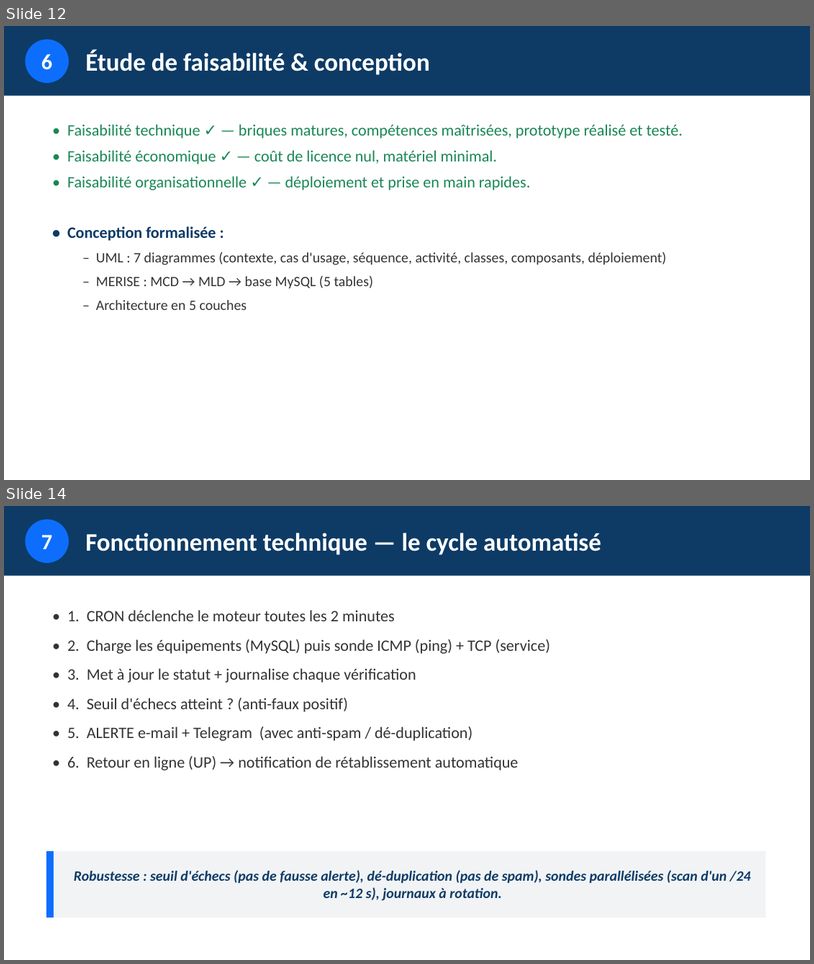
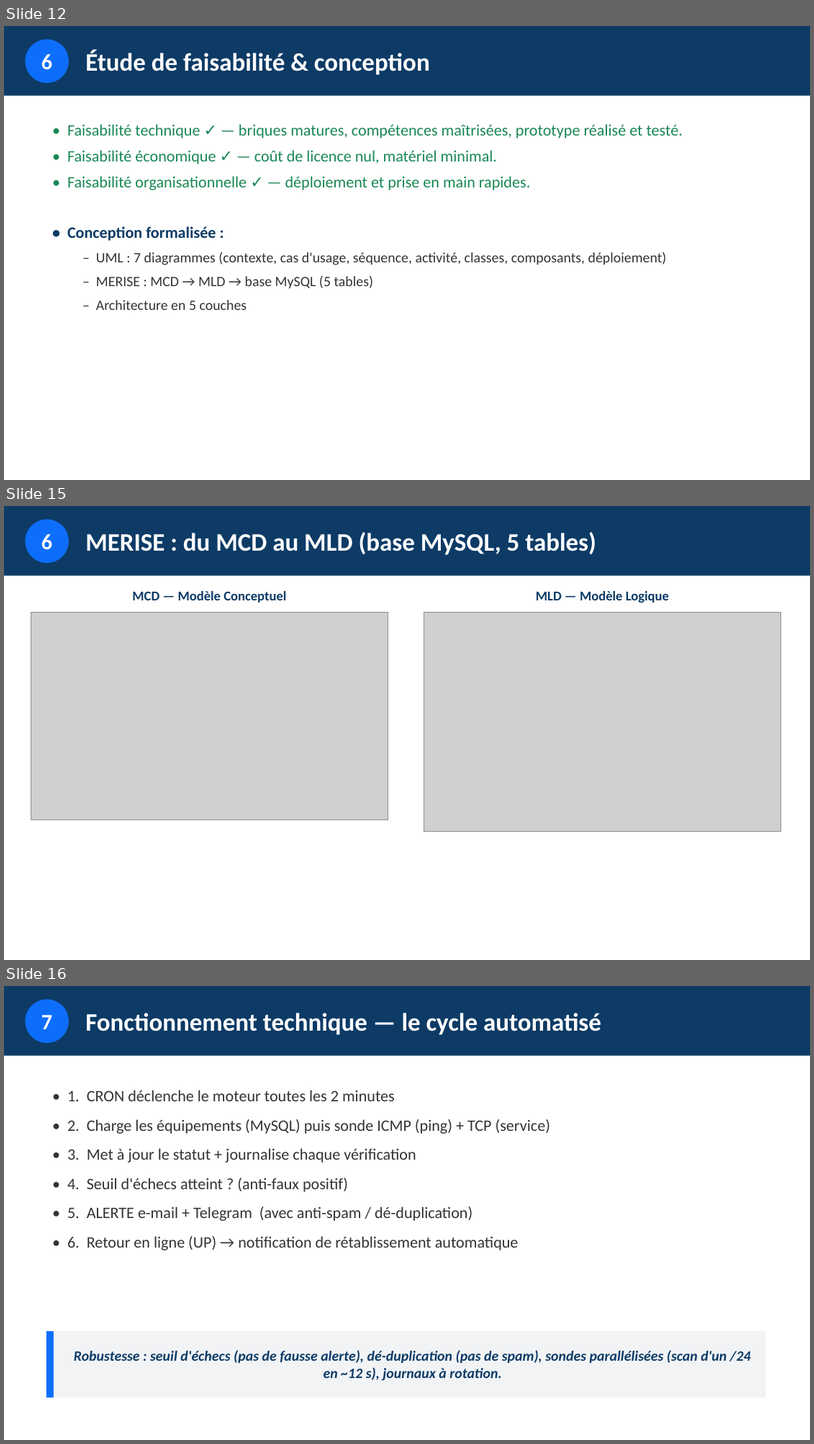
Before and after one commit to esperanceykouassi-bit/Supervision-reseau, a slide deck: soutenance/presentation-projet.pptx. Shown one above the other, each under a label of ours: slides 12 and 14 before the commit, slides 12, 15 and 16 after it; the slides between them are not shown. The pictures are 814x964 and 814x1444 pixels, drawn with LibreOffice and Linux fonts; fonts in the diff are those of the drawing; grey boxes stand for pictures. Boxes give left, top, right and bottom in pixels: in the first picture for what was removed or moved away, otherwise in the second. Text is boxed around its words. In the diff, an @@ line names an element or a change of style, - is before the commit and + after.

```diff
--- a/soutenance/presentation-projet.pptx
+++ b/soutenance/presentation-projet.pptx
@@ slide 15 added at (4,506,810,960), background #FFFFFF @@
@@ rectangle added at (4,506,810,576), fill #0D3B66 @@
@@ ellipse added at (25,519,69,563), fill #0D6EFD, 26 pt, text #FFFFFF, bold @@
+6
@@ text added at (85,532,597,555), 30 pt, text #FFFFFF, bold @@
+MERISE : du MCD au MLD (base MySQL, 5 tables)
@@ text added at (132,591,286,602), 16 pt, text #0D3B66, bold @@
+MCD — Modèle Conceptuel
@@ text added at (536,591,669,602), 16 pt, text #0D3B66, bold @@
+MLD — Modèle Logique
@@ picture added at (31,612,388,820) @@
@@ picture added at (424,612,782,831) @@
@@ what was slide 14 is now slide 16 @@
```
Also in this commit, not shown: 1 slide changed, 10 other slides added, 19 other files.
